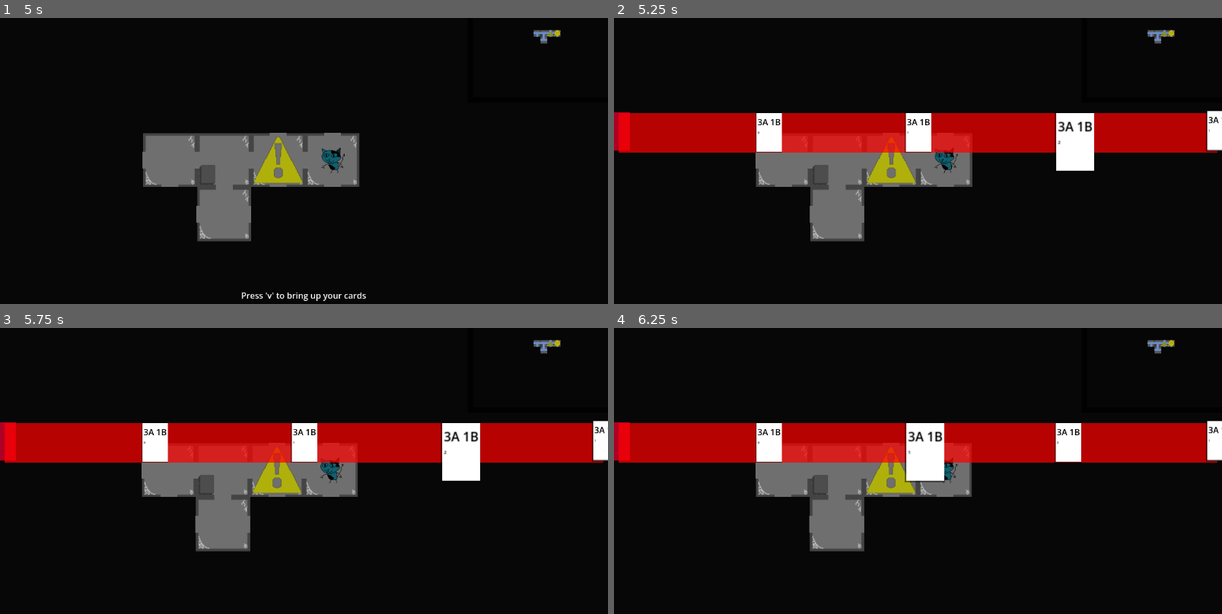
Above: before the commit, frames 1-4 (two rows, left to right).
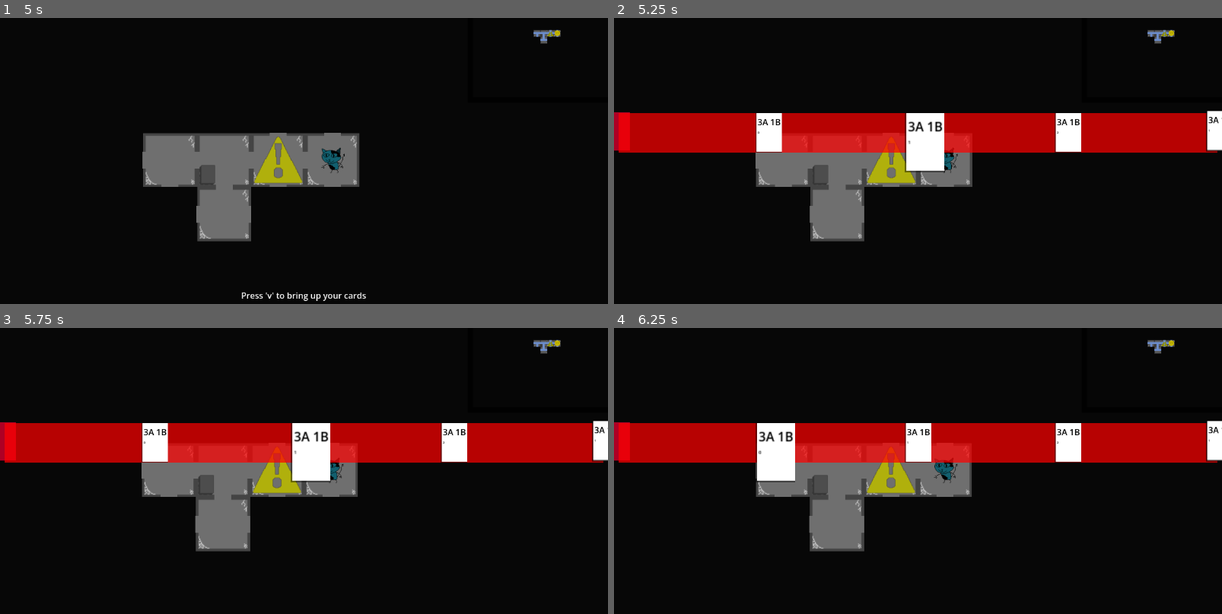
Above: after the commit, the same moments.

Repository: emrysshevek/gameganggame
Game: Godot game, scene res://scenes/GameScene.tscn
The game is run twice, just before and just after one commit, with the same random seed, the same clock (stepped at 60 frames per second) and the same inputs.
Inputs (mouse positions are in pixels of both pictures, inside the frame that each line leads up to):
- Up to frame 1 (5 s): tap V (debug_v) at 0.5, 1.25, 4.25 s; move the mouse to (437, 115) at 0.52 s; hold D (move_right) 0.53-1.25 s; tap G (discard) at 0.6, 3.6 s; click (437, 115) at 0.8 s; drag from (182, 149) to (273, 201) at 1.27 s; click "Draw" at 2 s; click "Discard" at 2.75 s; tap Enter at 3.5 s; move the mouse to (364, 58) at 3.52 s; hold D (move_right) 3.53-4.25 s; click (364, 58) at 3.8 s; drag from (273, 201) to (121, 80) at 4.27 s
- Up to frame 2 (5.25 s): tap V (debug_v) at 5 s; move the mouse to (1100, 183) at 5.02 s; hold A (move_left) from 5.03 s (still down); tap C (toggle_cursor) at 5.1 s
- Up to frame 3 (5.75 s): keep holding A (move_left); click (486, 493) at 5.3 s
- Up to frame 4 (6.25 s): release A (move_left) at 5.75 s; tap Space at 5.75 s; drag from (735, 390) to (826, 356) at 5.77 s

Frame 1 is identical in both runs. In frame 2, 1.8% of the frame differs, in the area x 47-79%, y 33-54%; in frame 3, 1.8%; in frame 4, 1.8%, in the area x 23-55%, y 33-54%.

Commit message:
Issue emrys mentioned fixed i think

Diff:
--- a/cards/card_manager.gd
+++ b/cards/card_manager.gd
@@ -66,8 +66,8 @@
 
 func discard(_card: Card) -> void:
 	_card.pile.remove_card(_card)
-	discard_pile.add_card(_card)
-
+	if _card not in character.queued_drop_cards:
+		discard_pile.add_card(_card)
 
 func refill_draw() -> void:
 	discard_pile.shuffle()
@@ -121,11 +121,10 @@
 				pass
 				#card can't be played due to not enough values
 		elif input_man.is_action_just_released(Model.Action.DISCARD):
-			if hand_pile.count != 0:
-				hand_pile.ordered_cards[_selected_card_index].discard()
-				hand_pile.ordered_cards[_selected_card_index].highlight_return()
-				discard(hand_pile.ordered_cards[_selected_card_index])
-				_selected_card_index -= 1
+			hand_pile.ordered_cards[_selected_card_index].discard()
+			hand_pile.ordered_cards[_selected_card_index].highlight_return()
+			discard(hand_pile.ordered_cards[_selected_card_index])
+			_selected_card_index -= 1
 
 #endregion
 
@@ -155,7 +154,7 @@
 func _on_state_machine_switched(old_state:String, new_state:String):
 	if new_state == Model.InputState.CARD or old_state == Model.InputState.CARD:
 		_toggle_visibility()
-		_selected_card_index = 2
+		_selected_card_index = int(hand_pile.count / 2)
 
 func _on_card_played(_card:Card):
 	card_being_played = null
--- a/cards/pile.gd
+++ b/cards/pile.gd
@@ -88,6 +88,7 @@
 	ordered_cards.erase(_card)
 	_reposition()
 	_card.pile = null
+	remove_child(_card)
 	card_removed.emit()
 	if count == 0:
 		emptied.emit()
--- a/entities/character.gd
+++ b/entities/character.gd
@@ -38,6 +38,7 @@
 
 func bind_screen(input_screen:PlayerScreen):
 	my_screen = input_screen
+	my_screen.card_manager.character = self
 
 func bind_character_sprite(input_sprite:CharacterSprite):
 	character_sprite = input_sprite
@@ -103,7 +104,6 @@
 	queued_drop_cards.clear()
 
 func move(new_grid_position:Vector2, new_screen_position:Vector2):
-	drop_queued_loot_cards()
 	var old_grid_position = grid_coordinates
 	grid_coordinates = new_grid_position
 	movement -= 1
--- a/scenes/tile.gd
+++ b/scenes/tile.gd
@@ -82,18 +82,22 @@
 	pickup_cards(entering_character)
 
 func exit(exiting_character:Character):
+	if exiting_character.queued_drop_cards.is_empty() == false:
+		exiting_character.drop_queued_loot_cards()
 	tile_exited.emit(self, exiting_character.character_id)
 	if hazard != null:
 		hazard.trigger_exit_ability(exiting_character)
 
 func pickup_cards(character:Character):
 	if grid_cards_face_up != null:
-		for i in grid_cards_face_up.pile.count:
+		var face_up_pile_count = grid_cards_face_up.pile.count
+		for i in face_up_pile_count:
 			var top_card = grid_cards_face_up.take_top_card()
 			top_card.owning_character = character
 			character.my_screen.card_manager.hand_pile.add_card(top_card)
 	if grid_cards_face_down != null:
-		for i in grid_cards_face_down.pile.count:
+		var face_down_pile_count = grid_cards_face_down.pile.count
+		for i in face_down_pile_count:
 			var top_card = grid_cards_face_down.take_top_card()
 			top_card.owning_character = character
 			character.my_screen.card_manager.hand_pile.add_card(top_card)
